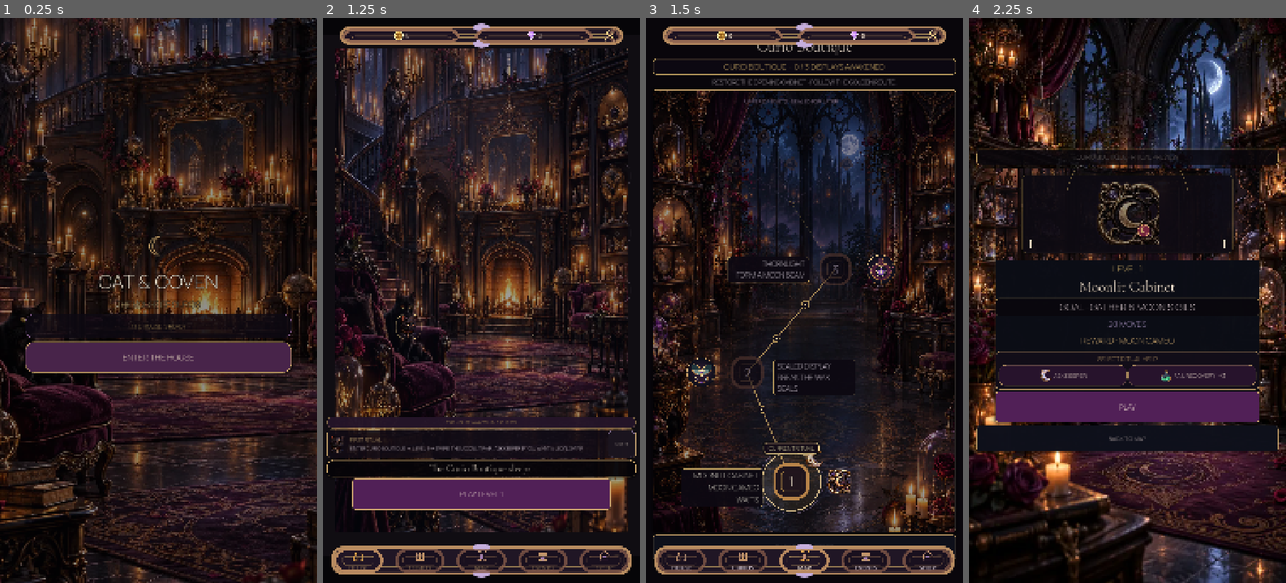
Above: before the commit, frames 1-4 (left to right).
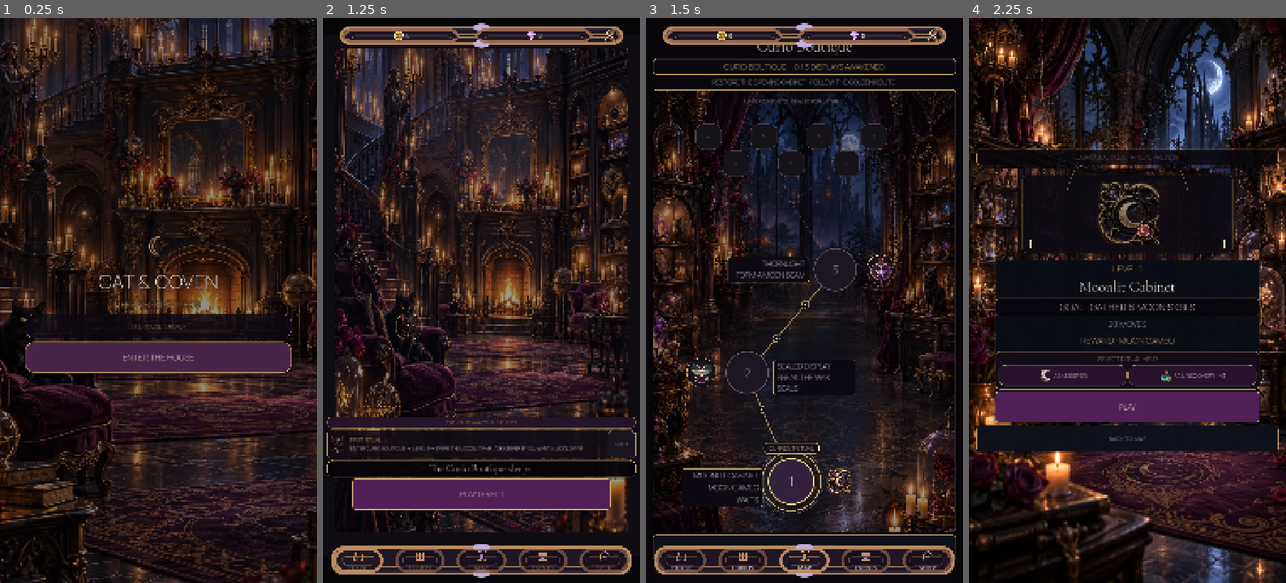
Above: after the commit, the same moments.

Repository: Jay-prodesign/akilta-match3
Game: Godot game, scene res://src/app/app_bootstrap.tscn
Two runs of this game, one before a commit and one after it. Both use one fixed random seed, a clock stepped at 60 frames per second and the inputs below.
Inputs:
- Up to frame 1 (0.25 s): no input
- Up to frame 2 (1.25 s): click "ENTER THE HOUSE" at 0.5 s
- Up to frame 3 (1.5 s): click "PLAY LEVEL 1" at 1.25 s
- Up to frame 4 (2.25 s): click "1" at 2 s

Frames 1-2 are identical in both runs. In frame 3, 2.6% of the frame differs, in the area x 15-76%, y 18-87%; in frame 4, nothing differs.

Commit message:
Correct Chapter Route focus and safe-area composition

Diff:
--- a/src/ui/map/chapter_map.gd
+++ b/src/ui/map/chapter_map.gd
@@ -85,7 +85,7 @@
 		"progress_plate": chapter_progress != null and chapter_progress.get_theme_stylebox("normal") != null and chapter_progress.get_theme_font_size("font_size") >= 26,
 		"concise_route_instruction": intro != null and intro.text.length() <= 72,
 		"route_world_dominant": route_view != null and route_view.custom_minimum_size.y >= 1400.0,
-		"resource_header_clearance": ($Layout as VBoxContainer).offset_top >= 60.0,
+		"resource_header_clearance": ($Layout as VBoxContainer).offset_top >= 110.0,
 	}
 
 
--- a/src/ui/map/chapter_map.tscn
+++ b/src/ui/map/chapter_map.tscn
@@ -82,7 +82,7 @@
 anchor_right = 1.0
 anchor_bottom = 1.0
 offset_left = 24.0
-offset_top = 66.0
+offset_top = 120.0
 offset_right = -24.0
 offset_bottom = -28.0
 theme_override_constants/separation = 10
@@ -158,12 +158,12 @@
 [node name="FrontierFocus" type="TextureRect" parent="Layout/RoutePanel/Scroll/RouteView"]
 visible = false
 layout_mode = 0
-offset_right = 72.0
-offset_bottom = 72.0
+offset_right = 196.0
+offset_bottom = 196.0
 mouse_filter = 2
 expand_mode = 1
 stretch_mode = 5
-modulate = Color(1, 0.94, 0.78, 1)
+modulate = Color(1, 0.94, 0.78, 0.58)
 
 [node name="FrontierFocusLabel" type="Label" parent="Layout/RoutePanel/Scroll/RouteView"]
 visible = false
--- a/src/ui/map/chapter_route_view.gd
+++ b/src/ui/map/chapter_route_view.gd
@@ -12,7 +12,6 @@
 const ROSE := Color("#C98BA8")
 const PieceAssetLoader = preload("res://src/match3/presentation/piece_asset_loader.gd")
 const ScreenArt = preload("res://src/ui/shared/screen_art_registry.gd")
-const ProductionChrome = preload("res://src/ui/theme/production_chrome.gd")
 const FRONTIER_ART_PATH := "res://assets/pieces/moon_sigil.webp"
 const RELIC_ART_PATHS := {
 	1: "res://assets/curios/ch01_curio_moon_cameo_awakened_v01.webp",
@@ -107,12 +106,11 @@
 		"authored_level_slots": _level_buttons.size() == visible_route_levels and _level_labels.size() == visible_route_levels,
 		"authored_frontier_slots": _frontier_focus != null and _frontier_label != null,
 		"frontier_raster_loaded": FRONTIER_ART_PATH.ends_with(".webp") and _frontier_focus != null and _frontier_focus.texture != null,
+		"frontier_raster_focus_scale": _frontier_focus != null and _frontier_focus.size.x >= 190.0 and _frontier_focus.size.y >= 190.0,
 		"raster_relics_loaded": raster_relics_loaded,
 		"opening_label_readability": opening_labels_readable,
 		"frontier_label_readability": _frontier_label != null and _frontier_label.get_theme_font_size("font_size") >= 20 and frontier_plate is StyleBoxFlat,
 		"runtime_node_factory": false,
-		"asset_backed_level_chrome": _level_buttons.values().all(func(button): return button is Button and (button as Button).get_theme_stylebox("normal") is StyleBoxTexture and bool((button as Button).get_meta("production_route_chrome", false))),
-		"runtime_flat_node_factory": false,
 		"runtime_route_vfx_allowed": true,
 	}
 
@@ -174,10 +172,10 @@
 		return
 	var center: Vector2 = _centers[_frontier_level]
 	var diameter := 160.0 if _frontier_level == 1 else 148.0
-	var icon_center := center + Vector2(diameter * 0.48, -diameter * 0.48)
-	_frontier_focus.position = icon_center - _frontier_focus.size * 0.5
+	_frontier_focus.size = Vector2(196.0, 196.0)
+	_frontier_focus.position = center - _frontier_focus.size * 0.5
+	_frontier_focus.modulate = Color(1.0, 0.94, 0.78, 0.58)
 	_frontier_label.position = Vector2(center.x - _frontier_label.size.x * 0.5, center.y - diameter * 0.5 - 52.0)
-	move_child(_frontier_focus, get_child_count() - 1)
 	move_child(_frontier_label, get_child_count() - 1)
 
 func _tooltip_for(level_number: int) -> String:
@@ -197,39 +195,42 @@
 	return ""
 
 func _apply_node_style(button: Button, state: String) -> void:
+	var box := StyleBoxFlat.new()
 	var level_number := int(button.name.trim_prefix("Level"))
+	var radius := 80 if level_number == 1 else (74 if level_number <= 3 else 26)
 	var open := state in ["current", "available", "completed"]
-	ProductionChrome.apply_interactive_button(button, state == "current", "chapter_route_node")
-	var normal := button.get_theme_stylebox("normal")
-	var hover := button.get_theme_stylebox("hover")
-	if normal is StyleBoxTexture:
-		var normal_style := (normal as StyleBoxTexture).duplicate() as StyleBoxTexture
-		normal_style.modulate_color = _route_node_tint(level_number, state, false)
-		button.add_theme_stylebox_override("normal", normal_style)
-		button.add_theme_stylebox_override("pressed", normal_style)
-		button.add_theme_stylebox_override("disabled", normal_style)
-	if hover is StyleBoxTexture:
-		var hover_style := (hover as StyleBoxTexture).duplicate() as StyleBoxTexture
-		hover_style.modulate_color = _route_node_tint(level_number, state, true)
-		button.add_theme_stylebox_override("hover", hover_style)
-		button.add_theme_stylebox_override("focus", hover_style)
-	button.set_meta("production_route_chrome", true)
+	box.set_corner_radius_all(radius)
+	box.set_border_width_all(5 if state == "current" else (4 if level_number <= 3 else 1))
+	box.shadow_color = Color(0, 0, 0, 0.52)
+	box.shadow_size = 24 if state == "current" else (18 if open else 5)
+	match state:
+		"completed":
+			box.bg_color = Color("#3B2742")
+			box.border_color = GOLD
+		"current":
+			box.bg_color = Color("#33203D")
+			box.border_color = Color("#F6DA92")
+		"available":
+			box.bg_color = Color("#2E2036")
+			box.border_color = LILAC
+		_:
+			if level_number <= 3:
+				box.bg_color = Color("#1D1722")
+				box.border_color = Color("#65596D")
+			else:
+				box.bg_color = Color("#151218")
+				box.border_color = Color("#4E4355")
+	button.add_theme_stylebox_override("normal", box)
+	var hover_style := box.duplicate() as StyleBoxFlat
+	hover_style.border_color = Color("#FFF0B8") if open else box.border_color
+	hover_style.shadow_size = 28 if state == "current" else (22 if open else 5)
+	button.add_theme_stylebox_override("hover", hover_style)
+	button.add_theme_stylebox_override("focus", hover_style)
+	button.add_theme_stylebox_override("pressed", box)
+	button.add_theme_stylebox_override("disabled", box)
 	button.add_theme_color_override("font_color", Color("#FFF4D8") if state == "current" else (BONE if open else Color("#9A8D9E")))
 	button.add_theme_color_override("font_disabled_color", Color("#776D7B"))
 	button.add_theme_font_size_override("font_size", 48 if state == "current" else (46 if level_number == 1 else (40 if level_number <= 3 else 15)))
-
-func _route_node_tint(level_number: int, state: String, hover: bool) -> Color:
-	var tint := Color(0.42, 0.36, 0.46, 0.66) if level_number <= 3 else Color(0.28, 0.24, 0.31, 0.54)
-	match state:
-		"completed":
-			tint = Color(0.88, 0.72, 0.52, 0.94)
-		"current":
-			tint = Color(1.0, 0.94, 0.76, 1.0)
-		"available":
-			tint = Color(0.78, 0.68, 0.86, 0.90)
-	if hover and state in ["current", "available", "completed"]:
-		tint = tint.lightened(0.10)
-	return tint
 
 func _draw() -> void:
 	# S03 owns route STRUCTURE only. Environment imagery belongs to the
--- a/tests/unit/test_chapter_route_authored_screen.gd
+++ b/tests/unit/test_chapter_route_authored_screen.gd
@@ -48,12 +48,11 @@
 	_expect(bool(contract.get("authored_level_slots", false)), "S03 must author all visible route level and label slots")
 	_expect(bool(contract.get("authored_frontier_slots", false)), "S03 frontier focus and label slots must be authored")
 	_expect(bool(contract.get("frontier_raster_loaded", false)), "S03 frontier marker must use production raster art")
+	_expect(bool(contract.get("frontier_raster_focus_scale", false)), "S03 current ritual must use the authored raster sigil as a large integrated focus halo")
 	_expect(bool(contract.get("raster_relics_loaded", false)), "S03 opening relic identity art must use production raster assets")
 	_expect(bool(contract.get("opening_label_readability", false)), "S03 opening ritual captions must retain readable authored plates")
 	_expect(bool(contract.get("frontier_label_readability", false)), "S03 CURRENT RITUAL label must retain readable authored plate")
 	_expect(not bool(contract.get("runtime_node_factory", true)), "S03 must not rebuild route nodes at runtime")
-	_expect(bool(contract.get("asset_backed_level_chrome", false)), "S03 route nodes must use verified asset-backed interactive chrome")
-	_expect(not bool(contract.get("runtime_flat_node_factory", true)), "S03 route nodes must not create flat StyleBox presentation resources at runtime")
 
 	for level_number in range(1, 11):
 		var button := route.get_level_button(level_number) as Button
